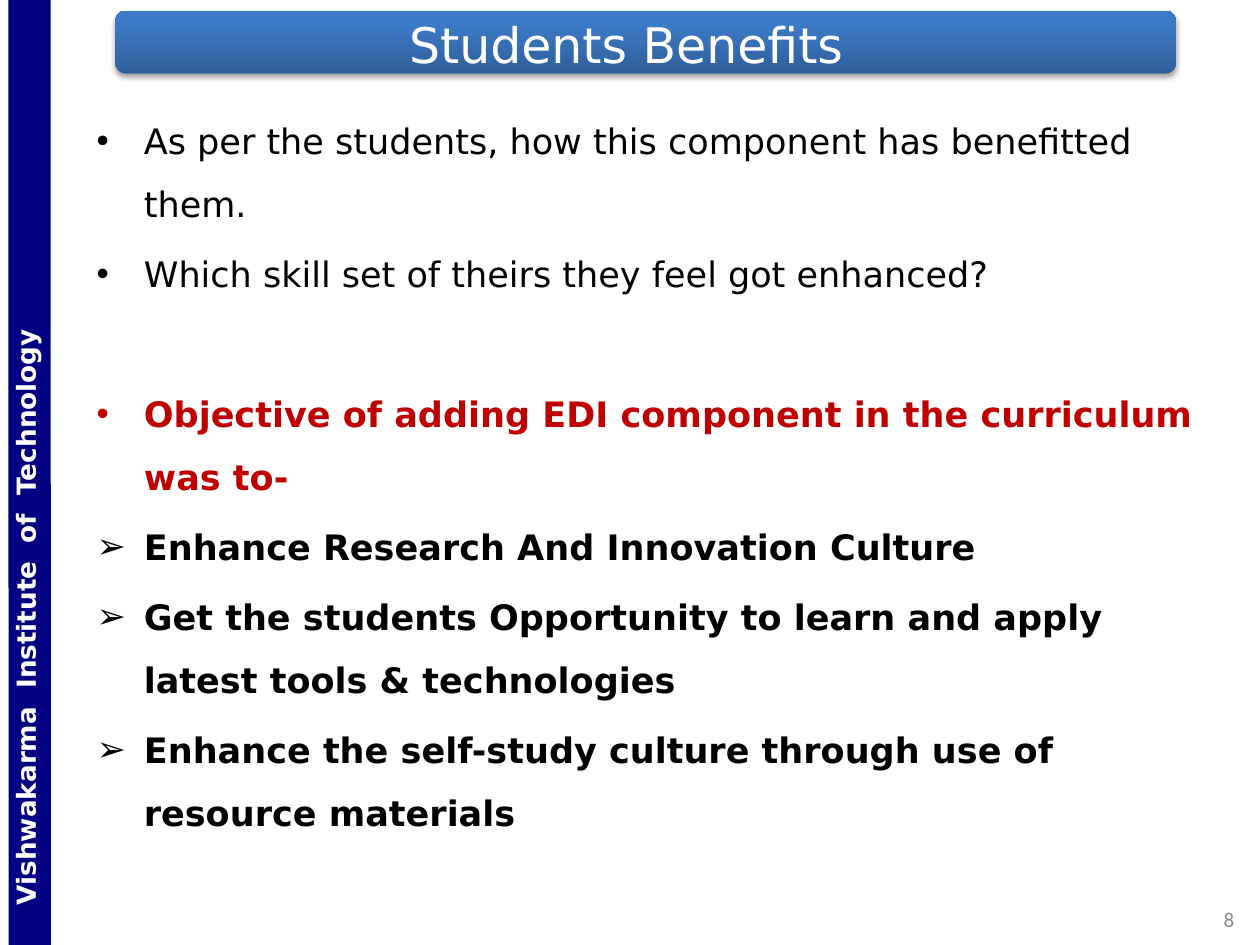
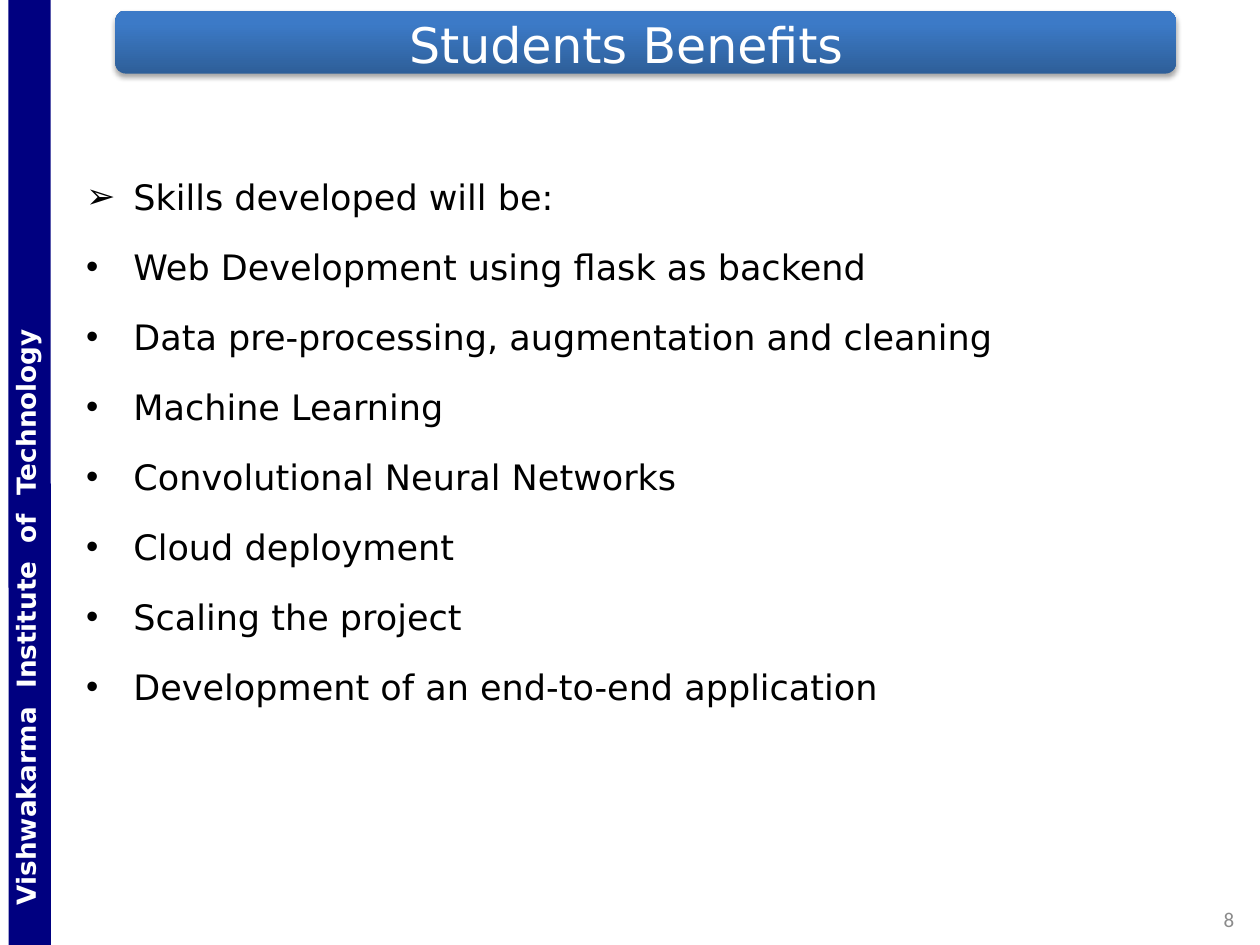
Before and after one commit to Gladiator07/Harvestify, a slide deck: slide 8 of Docs/ICA_G5_ML_Crop_Consultant.pptx. Drawn at 1260x945 pixels with LibreOffice and Linux fonts; fonts in the diff are those of the drawing; background and template pictures are left out. Boxes give left, top, right and bottom in pixels: in the first picture for what was removed or moved away, otherwise in the second. Text is boxed around its words. In the diff, an @@ line names an element or a change of style, - is before the commit and + after.

```diff
--- a/Docs/ICA_G5_ML_Crop_Consultant.pptx
+++ b/Docs/ICA_G5_ML_Crop_Consultant.pptx
@@ text at (x1=133, y1=183, x2=992, y2=708): text changed; bold off @@
-• As per the students, how this component has benefitted them.
-• Which skill set of theirs they feel got enhanced?
-• Objective of adding EDI component in the curriculum was to-
-➢ Enhance Research And Innovation Culture
-➢ Get the students Opportunity to learn and apply latest tools & technologies
-➢ Enhance the self-study culture through use of resource materials
+➢ Skills developed will be:
+• Web Development using flask as backend
+• Data pre-processing, augmentation and cleaning
+• Machine Learning
+• Convolutional Neural Networks
+• Cloud deployment
+• Scaling the project
+• Development of an end-to-end application
```
Also in this commit, not shown: 7 other slides changed, 1 slide added, 1 slide removed.
